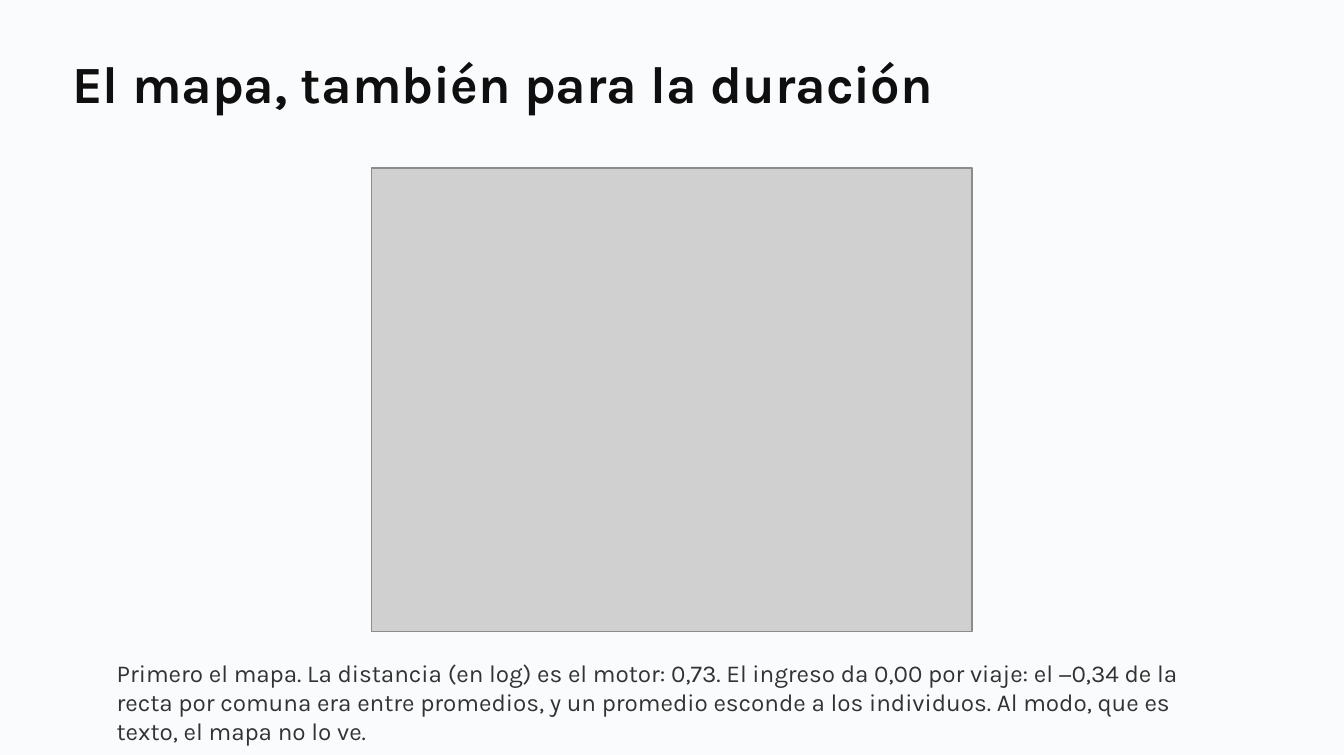
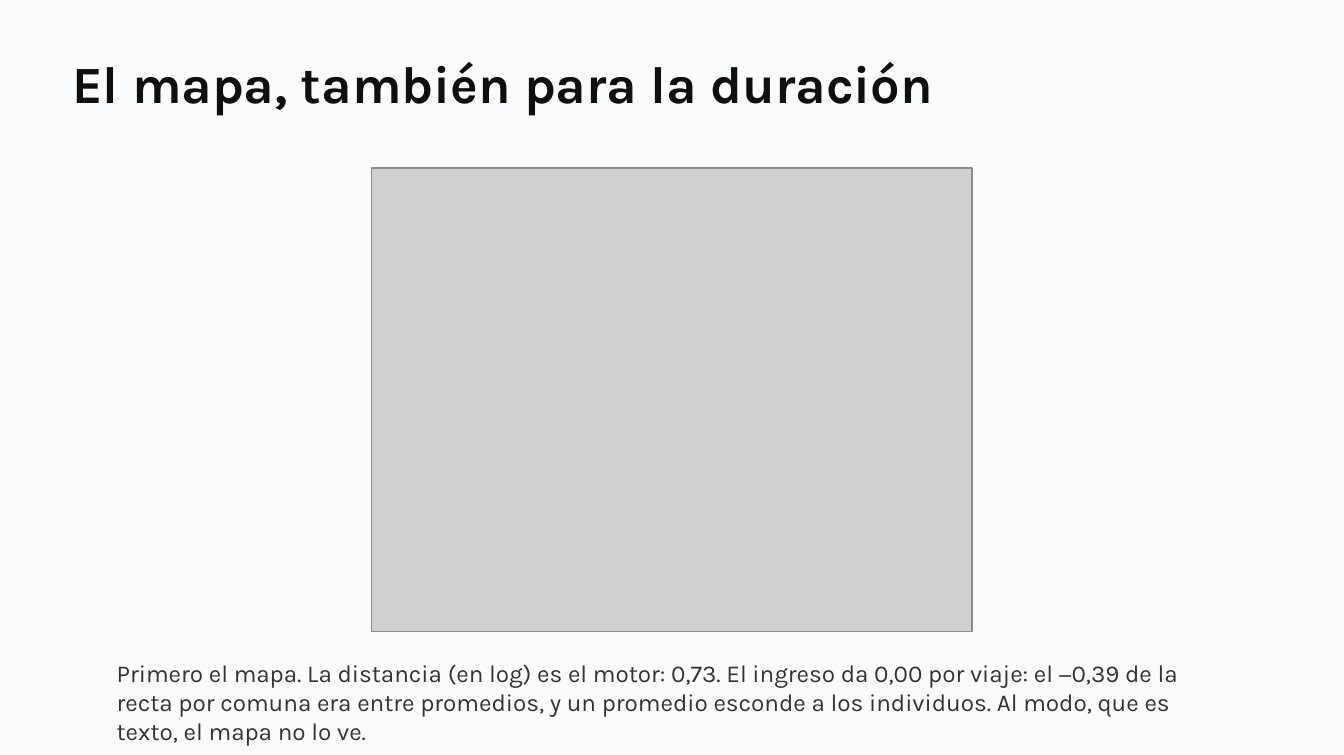
Before and after one commit to daniopitz/cienciadatos, a slide deck: slide 46 of presentaciones/clase04_regresion.pptx. Drawn at 1344x755 pixels with LibreOffice and Linux fonts; fonts in the diff are those of the drawing; grey boxes stand for pictures. Boxes give left, top, right and bottom in pixels: in the first picture for what was removed or moved away, otherwise in the second. Text is boxed around its words. In the diff, an @@ line names an element or a change of style, - is before the commit and + after.

```diff
--- a/presentaciones/clase04_regresion.pptx
+++ b/presentaciones/clase04_regresion.pptx
@@ text at box(117, 664, 1178, 746): text changed @@
-Primero el mapa. La distancia (en log) es el motor: 0,73. El ingreso da 0,00 por viaje: el −0,34 de la recta por comuna era entre promedios, y un promedio esconde a los individuos. Al modo, que es texto, el mapa no lo ve.
+Primero el mapa. La distancia (en log) es el motor: 0,73. El ingreso da 0,00 por viaje: el −0,39 de la recta por comuna era entre promedios, y un promedio esconde a los individuos. Al modo, que es texto, el mapa no lo ve.
```
Also in this commit, not shown: 11 other slides changed, 10 other files.
